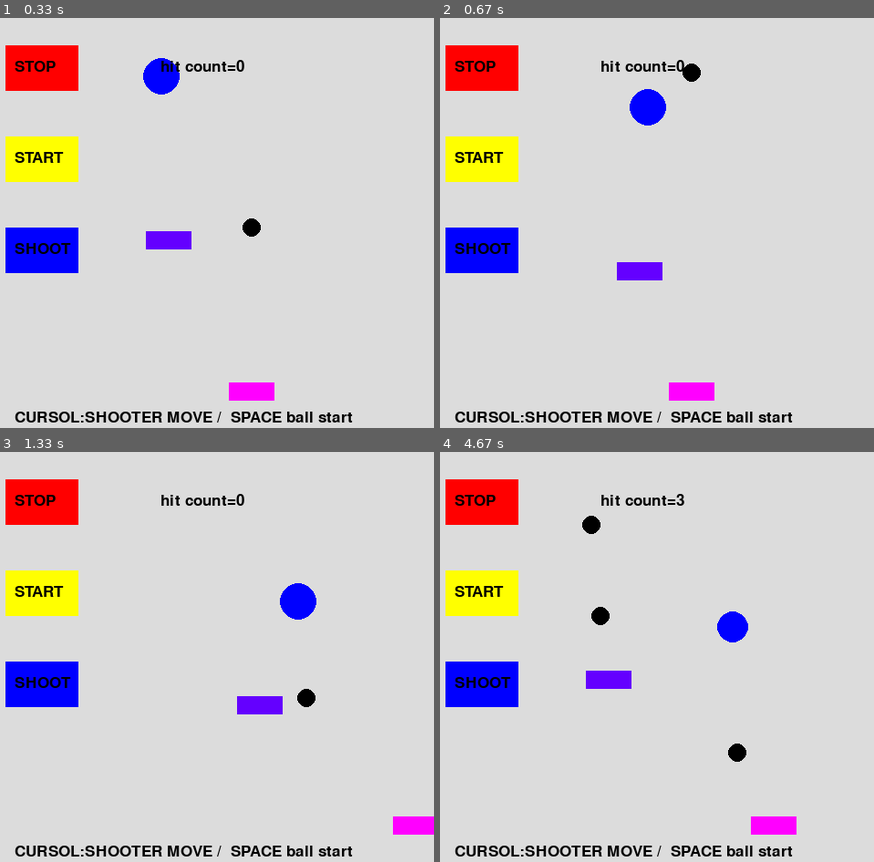
Above: before the commit, frames 1-4 (two rows, left to right).
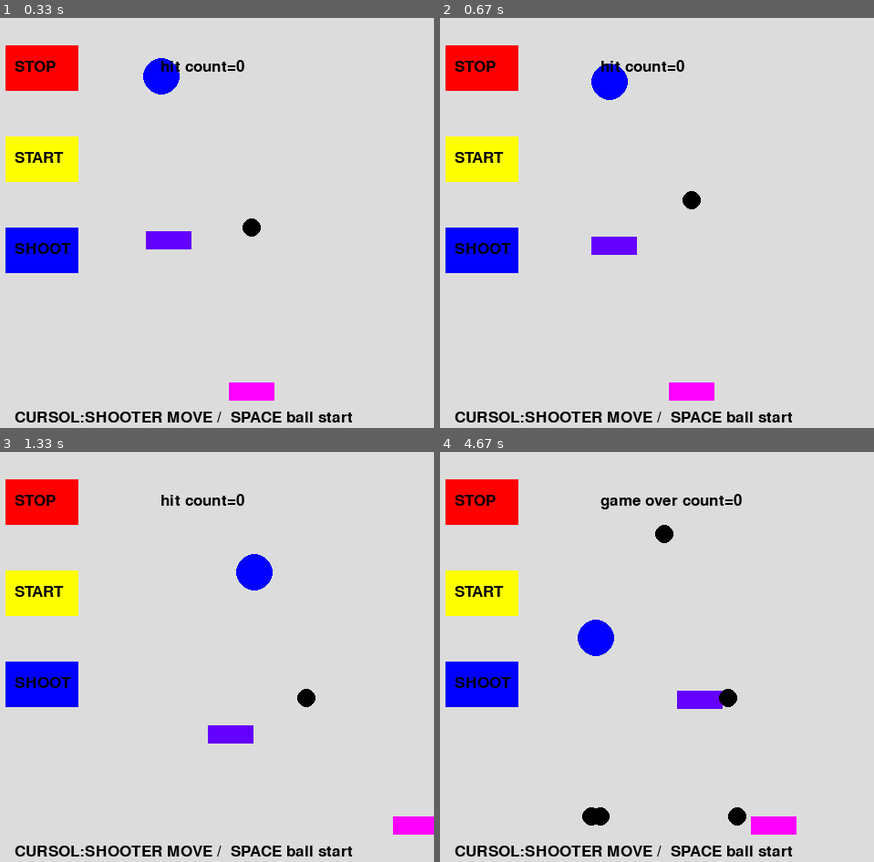
Above: after the commit, the same moments.

Repository: snc29654/pygame
Game: pygame game, started from mixtest2_class.py
Same seed, same stepped clock (60 frames per second), same inputs: the game is played once before the commit and once after it.
Inputs:
- Up to frame 1 (0.33 s): no input
- Up to frame 2 (0.67 s): click "STOP" at 0.38 s
- Up to frame 3 (1.33 s): click "START" at 0.72 s; hold Right from 1 s (still down); tap Space at 1.07 s
- Up to frame 4 (4.67 s): tap Space at 1.37, 2.07, 2.37, 2.63, 2.93, 3.07, 3.37, 3.73, 4.03, 4.23, 4.53 s; release Right at 1.47 s; hold Left 2-2.53 s; hold Left 2.57-2.97 s; hold Right 3-3.63 s; hold Left 3.67-4.13 s; hold Right 4.17-4.63 s

Frame 1 is identical in both runs. In frame 2, 2.3% of the frame differs, in the area x 34-61%, y 11-64%; in frame 3, 2.1%; in frame 4, 3.5%, in the area x 31-72%, y 10-92%.

Commit message:
的移動、障壁移動のメッソド化

Diff:
--- a/mixtest2_class.py
+++ b/mixtest2_class.py
@@ -59,6 +59,48 @@
                 self.stop=1
                 self.khit=1
 
+    def target_move(self):
+        #的移動
+        if(self.state==0):
+            self.x += 3
+            if(self.x>400):
+                self.state=1
+        if(self.state==1):
+              self.x -= 3
+              if(self.x<150):
+                self.state=0
+
+
+        #的移動
+        if(self.ystate==0):
+            self.y += 2
+            if(self.y>300):
+                self.ystate=1
+        if(self.ystate==1):
+              self.y -= 2
+              if(self.y<150):
+                        self.ystate=0
+
+
+    def wall_move(self):
+        if(self.kstate==0):
+            self.xk += 2
+            if(self.xk>400):
+                self.kstate=1
+        if(self.kstate==1):
+              self.xk -= 2
+              if(self.xk<150):
+                self.kstate=0
+
+        if(self.ykstate==0):
+            self.yk += 2
+            if(self.yk>300):
+                self.ykstate=1
+        if(self.ykstate==1):
+              self.yk -= 2
+              if(self.yk<150):
+                self.ykstate=0
+
 
     def game_loop(self):
         pygame.display.set_caption("SHOOTING TEST")
@@ -109,9 +151,9 @@
 
                 if event.type == pygame.MOUSEBUTTONDOWN:
                     if stop_button.collidepoint(event.pos):
-                        stop=1
+                        self.stop=1
                     if start_button.collidepoint(event.pos):
-                        stop=0
+                        self.stop=0
                     if reset_button.collidepoint(event.pos):
                         #玉発射
                         self.bxt[self.xy0state]=self.x3
@@ -147,45 +189,10 @@
                     self.byt[i]-=10
 
                 #的移動
-                if(self.state==0):
-                    self.x += 3
-                    if(self.x>400):
-                        self.state=1
-                if(self.state==1):
-                      self.x -= 3
-                      if(self.x<150):
-                        self.state=0
-
-
-                #的移動
-                if(self.ystate==0):
-                    self.y += 2
-                    if(self.y>300):
-                        self.ystate=1
-                if(self.ystate==1):
-                      self.y -= 2
-                      if(self.y<150):
-                        self.ystate=0
-
+                self.target_move()
 
                 #障壁移動
-                if(self.kstate==0):
-                    self.xk += 2
-                    if(self.xk>400):
-                        self.kstate=1
-                if(self.kstate==1):
-                      self.xk -= 2
-                      if(self.xk<150):
-                        self.kstate=0
-
-                if(self.ykstate==0):
-                    self.yk += 2
-                    if(self.yk>300):
-                        self.ykstate=1
-                if(self.ykstate==1):
-                      self.yk -= 2
-                      if(self.yk<150):
-                        self.ykstate=0
+                self.wall_move()
 
 
 
